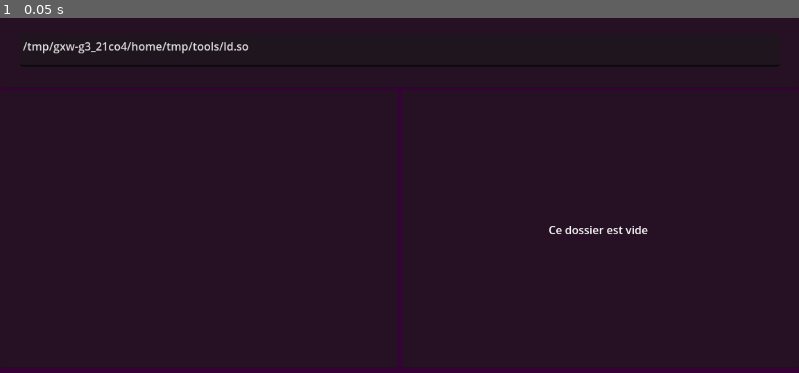
Above: before the commit, frame 1.
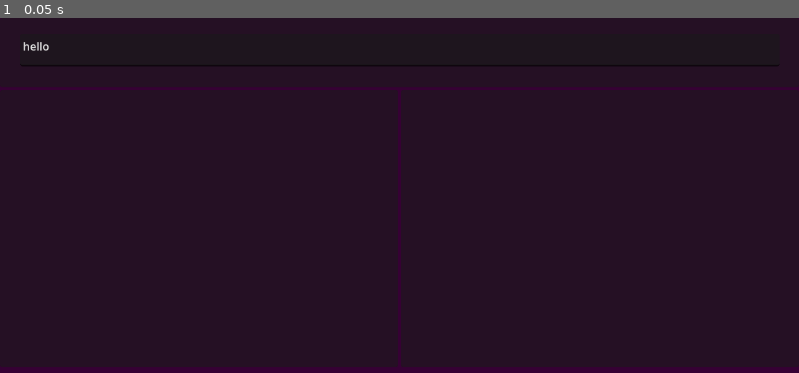
Above: after the commit, the same moment.

Repository: KevinCastel/PinkyBall-mobile
Game: Godot game, scene res://datas/scene/FileDIalog/file_dialog.tscn
Two runs of this game, one before a commit and one after it. Both use one fixed random seed, a clock stepped at 60 frames per second and the inputs below. This scene is started directly instead of the project's main scene.
Inputs:
- Up to frame 1 (0.05 s): no input

The runs differ from the first frame. In frame 1, 0.5% of the frame differs, in the area x 2-82%, y 6-61%.
Error after the commit: Parse Error: Mixed use of tabs and spaces for indentation. (res://datas/scripts/file_dialog/file_dialog.gd:154)

Commit message:
Implementation pour le thread

Diff:
--- a/datas/scripts/file_dialog/file_dialog.gd
+++ b/datas/scripts/file_dialog/file_dialog.gd
@@ -150,8 +150,13 @@
 	var cmd_obj = self._cmd_obj.new(backup_cmd)
 	self.add_child(cmd_obj)
 
+	var d = null
+	while cmd_obj.is_thread_alive():
+	  d = cmd_obj._cmd_obj._dict_command
 
 	cmd_obj.queue_free()
+
+	self.execute_command(d)
 
 	"""
 	var recursive_path = ""
@@ -200,6 +205,23 @@
 	self._textedit_path.set_caret_column(caret_position)
 	"""
 
+
+func execute_command(d):
+  """
+    Called for executing command parsed
+    from the path typed by the user.
+
+    Take Args As:
+      d (dictionay(string:string) contains command datas
+  """
+  var start_cmd = d["start_command"]
+  if start_cmd == "$C":
+    pass
+  elif start_cmd == "$H":
+    pass
+  elif start_cmd == "$D":
+    pass
+
 func get_path_without_cmd(path:String, file_name:String, start_prefix:String):
 	var recursive_path = path.replace(start_prefix, "")
 	recursive_path = recursive_path.replace("$E","")
